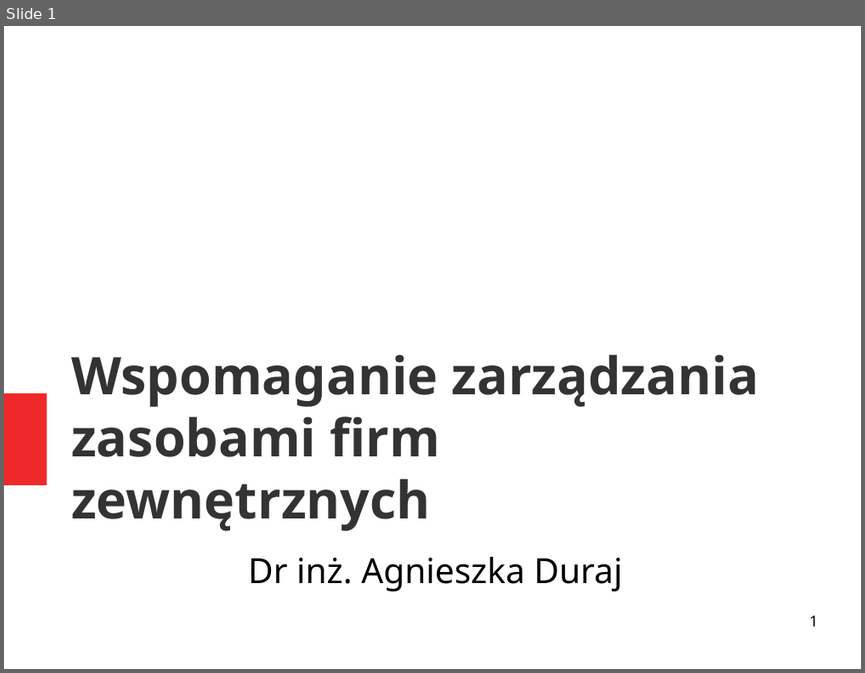
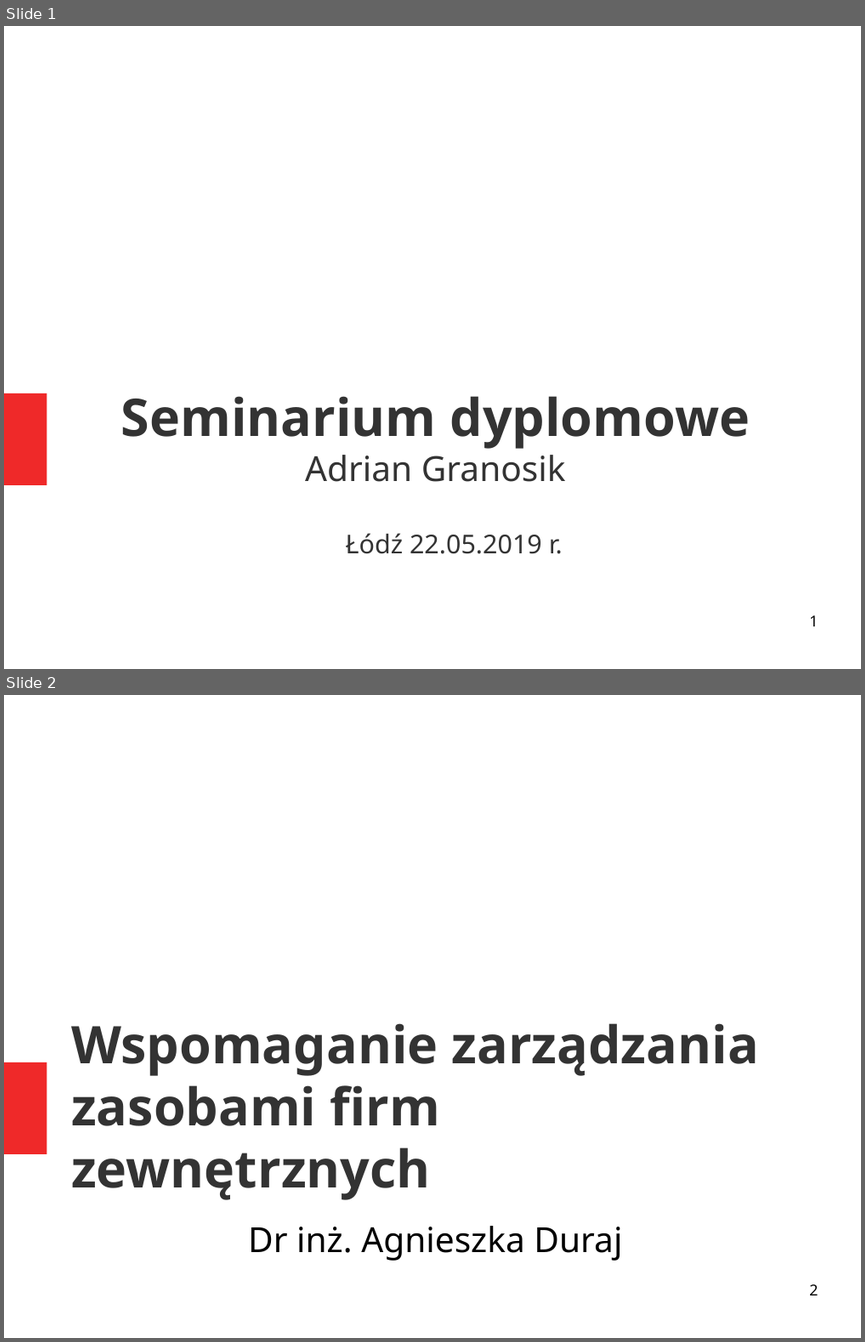
Before and after one commit to AGranosik/IWP, a slide deck: IWP.odp. Shown one above the other, each under a label of ours: slide 1 before the commit, slides 1 and 2 after it. The pictures are 865x673 and 865x1342 pixels, drawn with LibreOffice and Linux fonts; fonts in the diff are those of the drawing. Boxes give left, top, right and bottom in pixels: in the first picture for what was removed or moved away, otherwise in the second. Text is boxed around its words. In the diff, an @@ line names an element or a change of style, - is before the commit and + after.

```diff
--- a/IWP.odp
+++ b/IWP.odp
@@ slide 1 added at (4, 26, 861, 669), background #FFFFFF; not listed: 1 template element that a slide beside it also shows @@
@@ title added at (121, 396, 750, 482), 48 pt, text #333333, bold @@
+Seminarium dyplomowe
+Adrian Granosik
@@ text added at (346, 533, 562, 554), 24 pt, text #333333 @@
+Łódź 22.05.2019 r.
@@ page number added at (809, 615, 817, 626), 14 pt, text #000000 @@
+1
@@ what was slide 1 is now slide 2 @@
@@ page number at (809, 1284, 817, 1295): text changed @@
-1
+2
```
Also in this commit, not shown: 4 slides changed, 1 other slide added, 1 slide removed.
